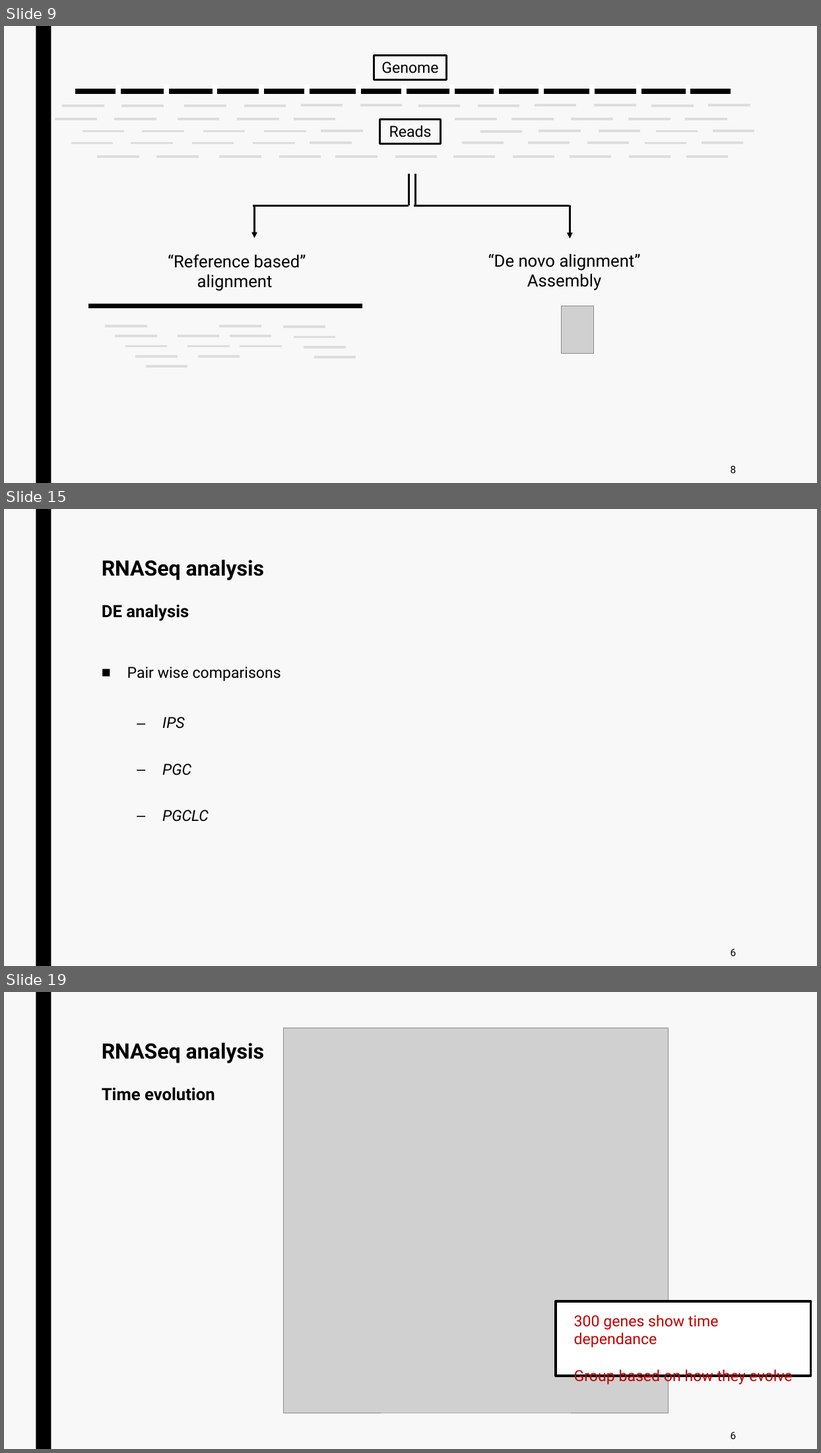
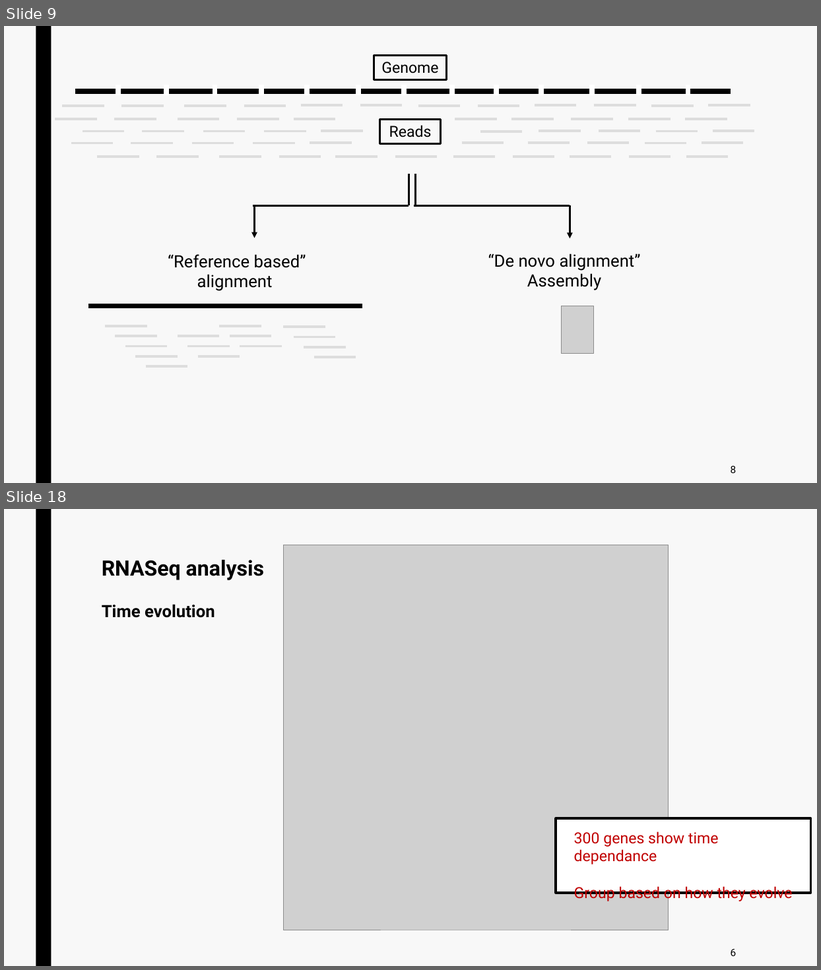
Before and after one commit to jurtasun/presentations, a slide deck: 202306_CRG_Postdoc/230623_GRG_Postdoc.ppt. Shown one above the other, each under a label of ours: slides 9, 15 and 19 before the commit, slides 9 and 18 after it; the slides between them are not shown. The pictures are 821x1453 and 821x970 pixels, drawn with LibreOffice and Linux fonts; fonts in the diff are those of the drawing; grey boxes stand for pictures. Boxes give left, top, right and bottom in pixels: in the first picture for what was removed or moved away, otherwise in the second. Text is boxed around its words. In the diff, an @@ line names an element or a change of style, - is before the commit and + after.

```diff
--- a/202306_CRG_Postdoc/230623_GRG_Postdoc.ppt
+++ b/202306_CRG_Postdoc/230623_GRG_Postdoc.ppt
@@ slide 15 removed at (4,509,817,966), background #F8F8F8; not listed: 1 template element that a slide beside it also shows @@
@@ title removed at (102,560,264,621) @@
-RNASeq analysis
-DE analysis
@@ text removed at (127,667,281,822) @@
-■ Pair wise comparisons
-  – IPS
-  – PGC
-  – PGCLC
@@ text removed at (731,949,737,956) @@
-6
@@ what was slide 19 is now slide 18 @@
```
Also in this commit, not shown: 11 slides changed, 4 slides added, 4 other slides removed, 1 other file.
